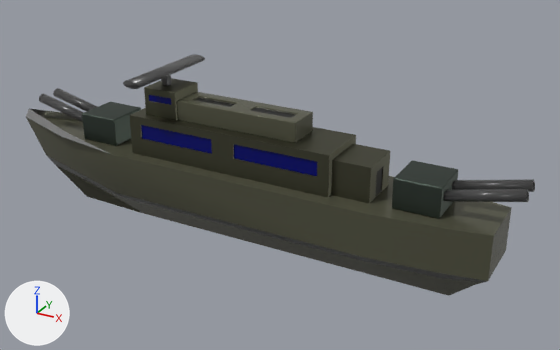
What one commit did to the Blender file modelajes skins/halowin/barco2x1A.blend.
The view is the same before and after, from a 50 mm camera at (5.16, -8.25, 5.22) aimed at (0.73, -0.19, 1.2). Lighting does not change. The marker at lower left points along +X, +Y and +Z.

Script lines for the objects in view, before the commit:
```python
ob_antena = bpy.data.objects.new('antena', me_cilindro)
ob_antena.location = (-0.831, 0.12, 2.426)
ob_antena.rotation_euler = (0.0, 1.558, 1.577)  # degrees (0, 89, 90)
ob_antena.scale = (0.182, 0.127, 0.182)
ob_base_de_antena = bpy.data.objects.new('base de antena', me_cubo_006)
ob_base_de_antena.location = (0.997, 0.0, 1.329)
ob_cabina_de_arriba = bpy.data.objects.new('cabina de arriba', me_cubo_007)
ob_cabina_de_arriba.location = (1.76, 0.0, 1.329)
ob_cañon1_002 = bpy.data.objects.new('cañon1.002', me_cilindro_004)
ob_cañon1_002.location = (3.105, -0.335, 2.62)
ob_cañon1_002.rotation_euler = (0.0, 1.563, 0.0)  # degrees (0, 90, 0)
ob_cañon1_002.scale = (-0.322, 0.322, 0.322)
ob_cañon1_003 = bpy.data.objects.new('cañon1.003', me_cilindro_005)
ob_cañon1_003.location = (3.105, -0.627, 2.62)
ob_cañon1_003.rotation_euler = (0.0, 1.563, 0.0)  # degrees (0, 90, 0)
ob_cañon1_003.scale = (-0.322, 0.322, 0.322)
ob_cañon_delantero = bpy.data.objects.new('cañon delantero', me_cubo_001)
ob_cañon_delantero.location = (0.0, 0.0, 0.782)
ob_cañon_trasero = bpy.data.objects.new('cañon trasero', me_cubo_004)
ob_cañon_trasero.location = (4.545, 0.0, 0.782)
ob_cuerpo = bpy.data.objects.new('cuerpo', me_cubo)
ob_cuerpo.location = (0.0, 0.0, 0.782)
ob_microbasede_antena = bpy.data.objects.new('microbasede antena', me_cubo_008)
ob_microbasede_antena.location = (-0.808, -0.413, 2.297)
ob_microbasede_antena.scale = (-0.0594, -0.0594, -0.0594)
# also in view: 'cañon1.001' at (-2.53, -0.56, 1.67); 'cañon1' at (-2.53, -0.27, 1.67); 'cabina baja' at (0.5, -0.4, 1.6)
```
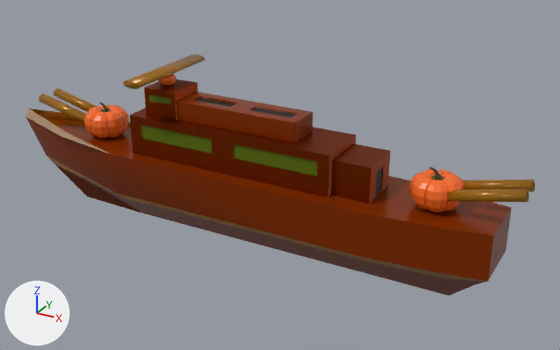
Commit message: Modelaje barco2x1A Halujin

Where the change shows, as pixel boxes [x1, y1, x2, y2] in the pictures (560 x 350 px):
'cuerpo', recoloured
    both: [26, 109, 512, 296]
'cabina baja', recoloured (black to brown)
    both: [129, 108, 390, 203]
'cabina de arriba', recoloured
    both: [177, 92, 313, 143]
'cañon trasero', deleted
    before: [392, 160, 458, 219]
'cañon delantero', deleted
    before: [82, 102, 141, 146]
'Pumpkin', added
    after: [410, 167, 464, 212]
'base de antena', recoloured (black to brown)
    both: [144, 78, 198, 120]
'Pumpkin.001', added
    after: [84, 102, 129, 138]
'cañon1.003', recoloured (grey to brown)
    both: [443, 189, 529, 202]
'antena', recoloured (grey to brown)
    both: [123, 54, 205, 89]
'cañon1.002', recoloured (grey to brown)
    both: [451, 179, 535, 192]
'cañon1.001', recoloured (grey to brown)
    both: [39, 94, 86, 123]
'cañon1', recoloured (grey to brown)
    both: [53, 88, 98, 112]
'Pumpkin.002', added
    after: [159, 74, 176, 85]
'microbasede antena', deleted
    before: [161, 75, 172, 86]

What changed in the scene script:
```text
Change mat_ajj_001:
    mat_ajj_001.base_color: (0.112, 0.113, 0.0744) -> (0.258, 0.0343, 0.0)  # dark yellow #5e5e4d -> brown #8b3400
Change mat_la_franja:
    mat_la_franja.base_color: (0.115, 0.115, 0.115) -> (0.578, 0.236, 0.0)  # dark grey #5f5f5f -> orange #c88500
Change mat_ajj:
    mat_ajj.base_color: (0.112, 0.113, 0.0744) -> (0.258, 0.0343, 0.0)  # dark yellow #5e5e4d -> brown #8b3400
Change mat_celeste:
    mat_celeste.base_color: (0.00029, 0.00209, 0.147) -> (0.101, 0.147, 0.00166)  # dark blue #01076b -> dark green #596b05
Add mat_lowpoly_002:
    mat_lowpoly_002 = bpy.data.materials.new('LowPoly.002')
    # uses the picture img_lowpoly_paletta_png_004
    # uses the picture img_lowpoly_paletta_png_005
Add mat_lowpoly_001:
    mat_lowpoly_001 = bpy.data.materials.new('LowPoly.001')
    # uses the picture img_lowpoly_paletta_png_002
    # uses the picture img_lowpoly_paletta_png_003
Add mat_lowpoly:
    mat_lowpoly = bpy.data.materials.new('LowPoly')
    # uses the picture img_lowpoly_paletta_png
    # uses the picture img_lowpoly_paletta_png_001
Remove ob_cañon_delantero:
    ob_cañon_delantero = bpy.data.objects.new('cañon delantero', me_cubo_001)
Remove ob_cañon_trasero:
    ob_cañon_trasero = bpy.data.objects.new('cañon trasero', me_cubo_004)
Remove ob_microbasede_antena:
    ob_microbasede_antena = bpy.data.objects.new('microbasede antena', me_cubo_008)
Add ob_pumpkin_002:
    ob_pumpkin_002 = bpy.data.objects.new('Pumpkin.002', me_cylinder_003)  # 681 vertices, 643 faces; spans x -0.309..0.302, y -0.307..0.31, z 0.001..0.442
    ob_pumpkin_002.location = (-0.828, -0.405, 2.247)
    ob_pumpkin_002.scale = (0.373, 0.373, 0.373)
Add ob_pumpkin_001:
    ob_pumpkin_001 = bpy.data.objects.new('Pumpkin.001', me_cylinder_002)  # 681 vertices, 643 faces; spans x -0.309..0.302, y -0.307..0.31, z 0.001..0.442
    ob_pumpkin_001.location = (-1.923, -0.405, 1.358)
Add ob_pumpkin:
    ob_pumpkin = bpy.data.objects.new('Pumpkin', me_cylinder_001)  # 681 vertices, 643 faces; spans x -0.309..0.302, y -0.307..0.31, z 0.001..0.442
    ob_pumpkin.location = (2.868, -0.405, 1.358)
```
